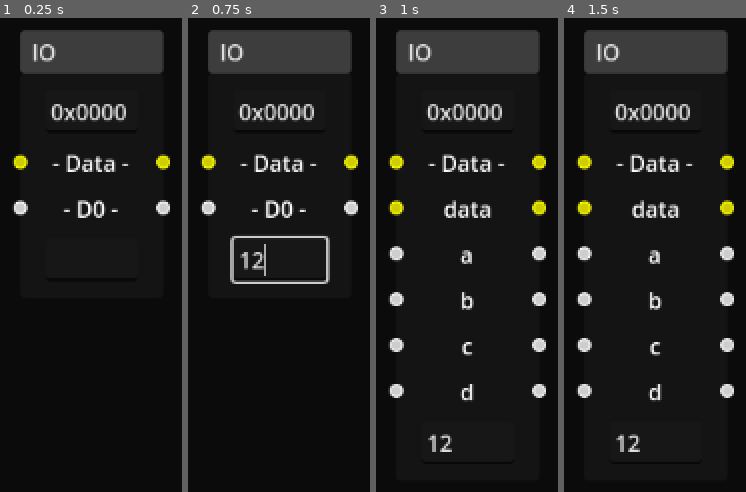
Above: before the commit, frames 1-4 (left to right).
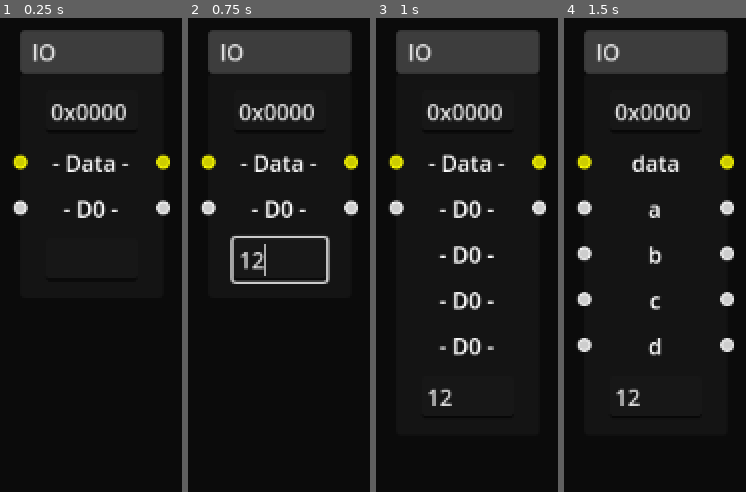
Above: after the commit, the same moments.

Repository: andrew-wilkes/logic-simulator-2
Game: Godot game, scene res://parts/IO.tscn
Same seed, same stepped clock (60 frames per second), same inputs: the game is played once before the commit and once after it. This scene is started directly instead of the project's main scene.
Inputs (mouse positions are in pixels of both pictures, inside the frame that each line leads up to):
- Up to frame 1 (0.25 s): no input
- Up to frame 2 (0.75 s): click (279, 259) at 0.52 s; type "12" at 0.6 s
- Up to frame 3 (1 s): no input
- Up to frame 4 (1.5 s): tap Enter at 1.25 s; drag from (655, 255) to (outside the picture) at 1.27 s

Frames 1-2 are identical in both runs. In frame 3, 5.0% of the frame differs, in the area x 6-94%, y 38-92%; in frame 4, 3.0%.

Commit message:
Fix IO part setup

Diff:
--- a/src/parts/IO.gd
+++ b/src/parts/IO.gd
@@ -48,13 +48,12 @@
 
 func set_pins():
 	# num_wires == number of bits, the bus is seperate
-	var num_wires = get_child_count() - 4
+	var num_wires = get_input_port_count() - 1
 	var to_add = data.num_wires - num_wires
 	if to_add > 0:
 		for n in to_add:
 			var wire = $Wire1.duplicate()
 			add_child(wire)
-			wire.name = "Wire" + str(n + 2)
 		# Move Tag to the end
 		var tag_node = $Tag
 		remove_child(tag_node)
@@ -64,6 +63,7 @@
 			controller.removing_slot(self, num_wires - n)
 			get_child(-2).queue_free()
 			remove_child(get_child(-2))
+	await get_tree().process_frame
 	set_pin_colors()
 	set_labels()
 	# Shrinking leaves a gap at the bottom
@@ -74,23 +74,27 @@
 	for n in data.labels.size():
 		if n > data.num_wires:
 			break
-		get_child(2 + n).text = data.labels[n]
+		get_child(n - data.num_wires - 2).text = data.labels[n]
 
 
 func set_pin_colors():
-	for idx in range(2, data.num_wires + 3):
-		set_slot_enabled_left(idx, true)
-		set_slot_enabled_right(idx, true)
-		if idx > 2:
-			set_slot_color_left(idx, data.wire_color)
-			set_slot_color_right(idx, data.wire_color)
-		else:
-			set_slot_color_left(idx, data.bus_color)
-			set_slot_color_right(idx, data.bus_color)
-	# Ensure that the Tag doesn't have pins
-	# !!! Check if this is related to the extra Tag bug !!!
-	set_slot_enabled_left(data.num_wires + 3, false)
-	set_slot_enabled_right(data.num_wires + 3, false)
+	var is_wire = false
+	var idx = 0
+	for node in get_children():
+		if node is Label:
+			set_slot_enabled_left(idx, true)
+			set_slot_enabled_right(idx, true)
+			if is_wire:
+				set_slot_color_left(idx, data.wire_color)
+				set_slot_color_right(idx, data.wire_color)
+			else:
+				set_slot_color_left(idx, data.bus_color)
+				set_slot_color_right(idx, data.bus_color)
+				is_wire = true
+		if node.name == "Tag":
+			set_slot_enabled_left(idx, false)
+			set_slot_enabled_right(idx, false)
+		idx += 1
 
 
 func _on_text_submitted(new_text):
--- a/src/scenes/schematic.gd
+++ b/src/scenes/schematic.gd
@@ -156,9 +156,9 @@
 		new_part.position_offset += offset
 		new_part.data = part.data.duplicate()
 		new_part.part_type = part.part_type
-		new_part.setup()
 		new_part.controller = self
 		add_child(new_part)
+		new_part.setup()
 		new_part.name = part.part_type + circuit.get_next_id()
 		part_map[part.name] = new_part.name
 	# Duplicate connections between duplicated parts
@@ -191,6 +191,7 @@
 func add_part(part):
 	part.controller = self
 	add_child(part)
+	part.setup()
 	part.part_type = part.name
 	part.position_offset = PART_INITIAL_OFFSET + scroll_offset / zoom \
 		+ part_initial_offset_delta
@@ -253,6 +254,7 @@
 	if load_result == OK:
 		setup_graph()
 		add_parts()
+		await get_tree().process_frame
 		add_connections()
 		set_all_io_connection_colors()
 		colorize_pins()
